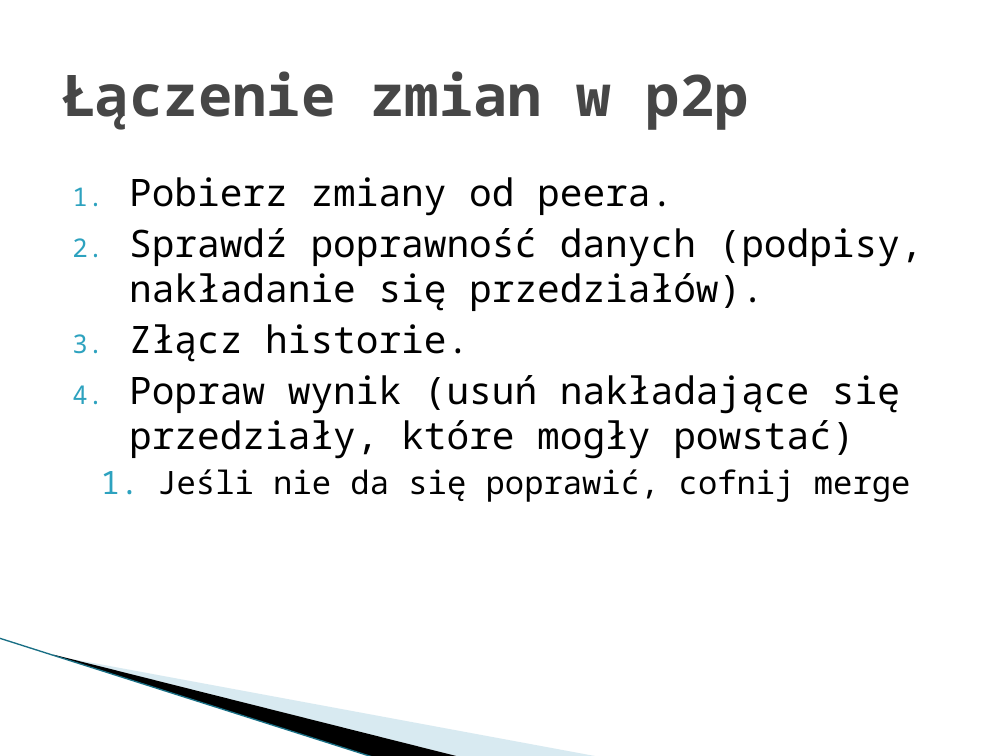
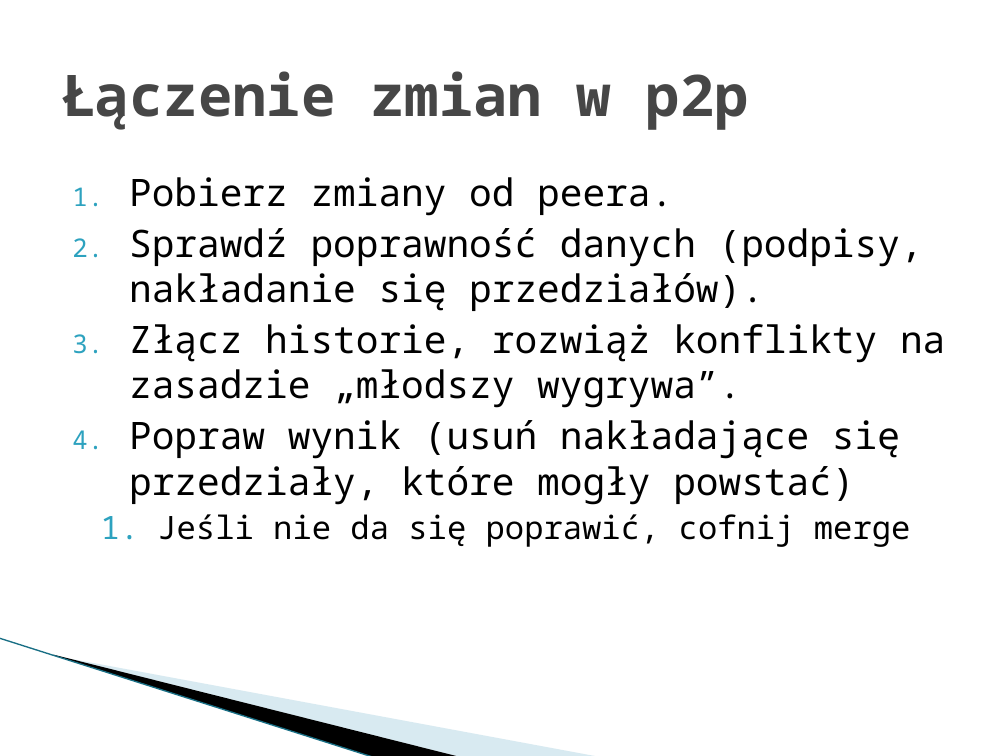
Before and after one commit to imbaczek/numbex, a slide deck: slide 44 of docs/NumbexFinalPresentation.pptx. Drawn at 1008x756 pixels with LibreOffice and Linux fonts; fonts in the diff are those of the drawing; background and template pictures are left out. Boxes give left, top, right and bottom in pixels: in the first picture for what was removed or moved away, otherwise in the second. Text is boxed around its words. In the diff, an @@ line names an element or a change of style, - is before the commit and + after.

Commit message:
rozjasnienie rozwiazywania konfliktow

```diff
--- a/docs/NumbexFinalPresentation.pptx
+++ b/docs/NumbexFinalPresentation.pptx
@@ text at (129,324,945,408): text changed @@
-3. Złącz historie.
+3. Złącz historie, rozwiąż konflikty na zasadzie „młodszy wygrywa”.
```
